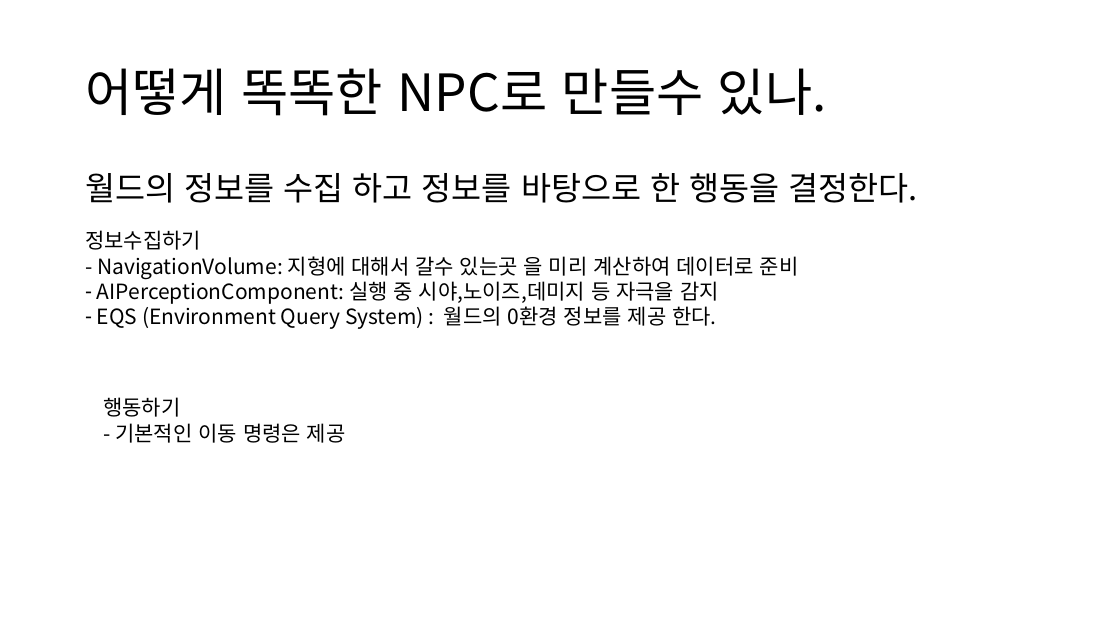
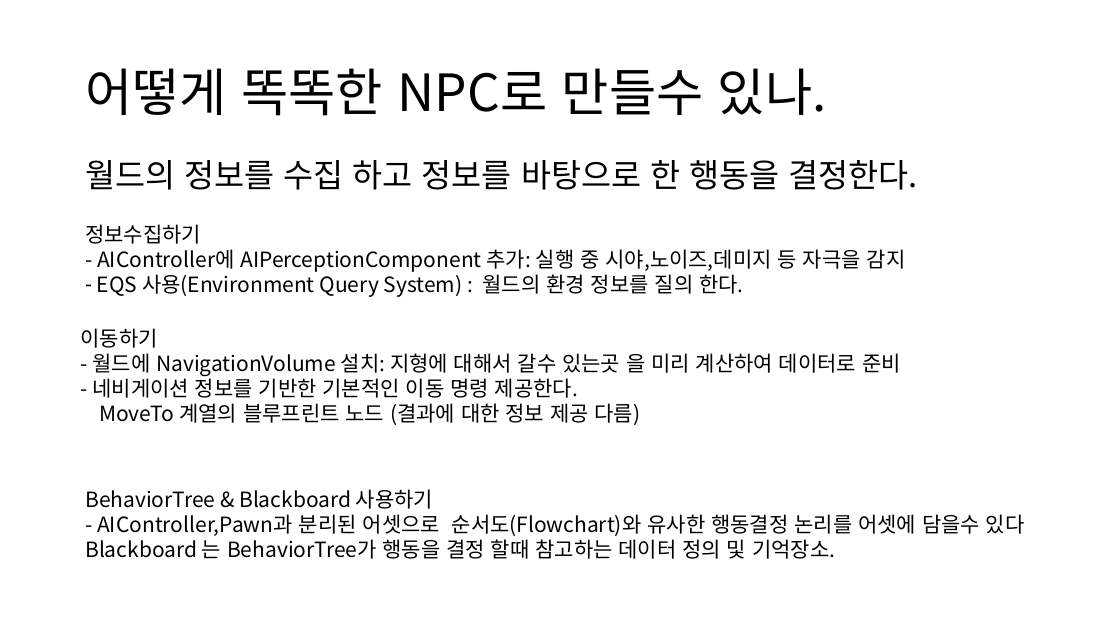
Before and after one commit to ldw9981/UE4_Blueprint, a slide deck: slide 2 of Day04/AI.pptx. Drawn at 1120x630 pixels with LibreOffice and Linux fonts; fonts in the diff are those of the drawing. Boxes give left, top, right and bottom in pixels: in the first picture for what was removed or moved away, otherwise in the second. Text is boxed around its words. In the diff, an @@ line names an element or a change of style, - is before the commit and + after.

Commit message:
ai

```diff
--- a/Day04/AI.pptx
+++ b/Day04/AI.pptx
@@ text "월드의 정보를 수집 하고 정보를 ..." moved from (x1=85, y1=173, x2=918, y2=203) to (x1=85, y1=160, x2=918, y2=190) @@
@@ text at (x1=97, y1=249, x2=906, y2=297): text changed @@
-- NavigationVolume: 지형에 대해서 갈수 있는곳 을 미리 계산하여 데이터로 준비
-– AIPerceptionComponent: 실행 중 시야,노이즈,데미지 등 자극을 감지
-– EQS (Environment Query System) : 월드의 0환경 정보를 제공 한다.
+- AIController에 AIPerceptionComponent 추가: 실행 중 시야,노이즈,데미지 등 자극을 감지
+– EQS 사용(Environment Query System) : 월드의 환경 정보를 질의 한다.
@@ text at (x1=80, y1=328, x2=901, y2=425): text changed @@
-행동하기
-- 기본적인 이동 명령은 제공
+이동하기
+- 월드에 NavigationVolume 설치: 지형에 대해서 갈수 있는곳 을 미리 계산하여 데이터로 준비
+- 네비게이션 정보를 기반한 기본적인 이동 명령 제공한다.
+MoveTo 계열의 블루프린트 노드 (결과에 대한 정보 제공 다름)
@@ text added at (x1=85, y1=489, x2=1025, y2=559), 18 pt, text #000000 @@
+BehaviorTree & Blackboard 사용하기
+- AIController,Pawn과 분리된 어셋으로 순서도(Flowchart)와 유사한 행동결정 논리를 어셋에 담을수 있다 Blackboard 는 BehaviorTree가 행동을 결정 할때 참고하는 데이터 정의 및 기억장소.
```
Also in this commit, not shown: 2 other slides changed, 6 slides added, 1 slide removed.
